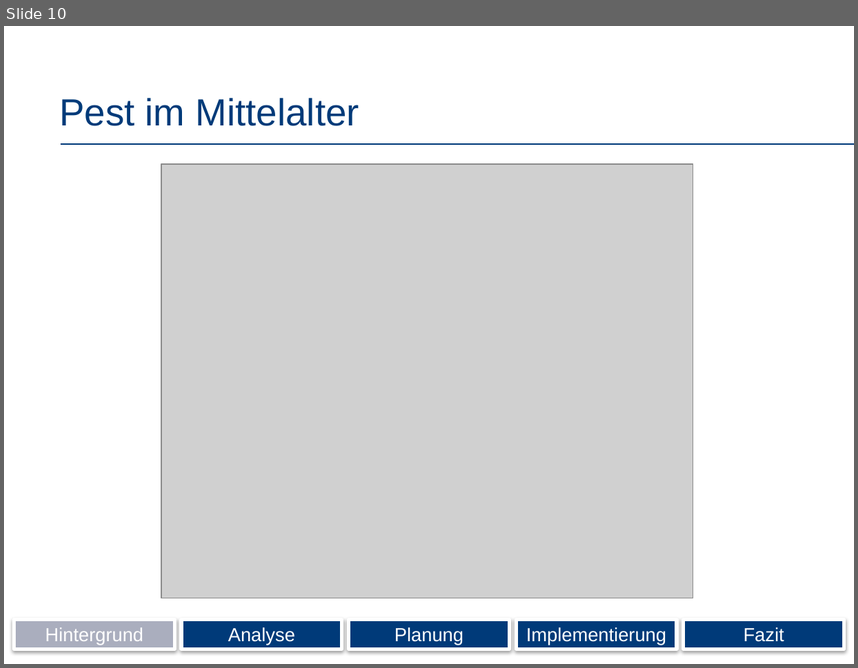
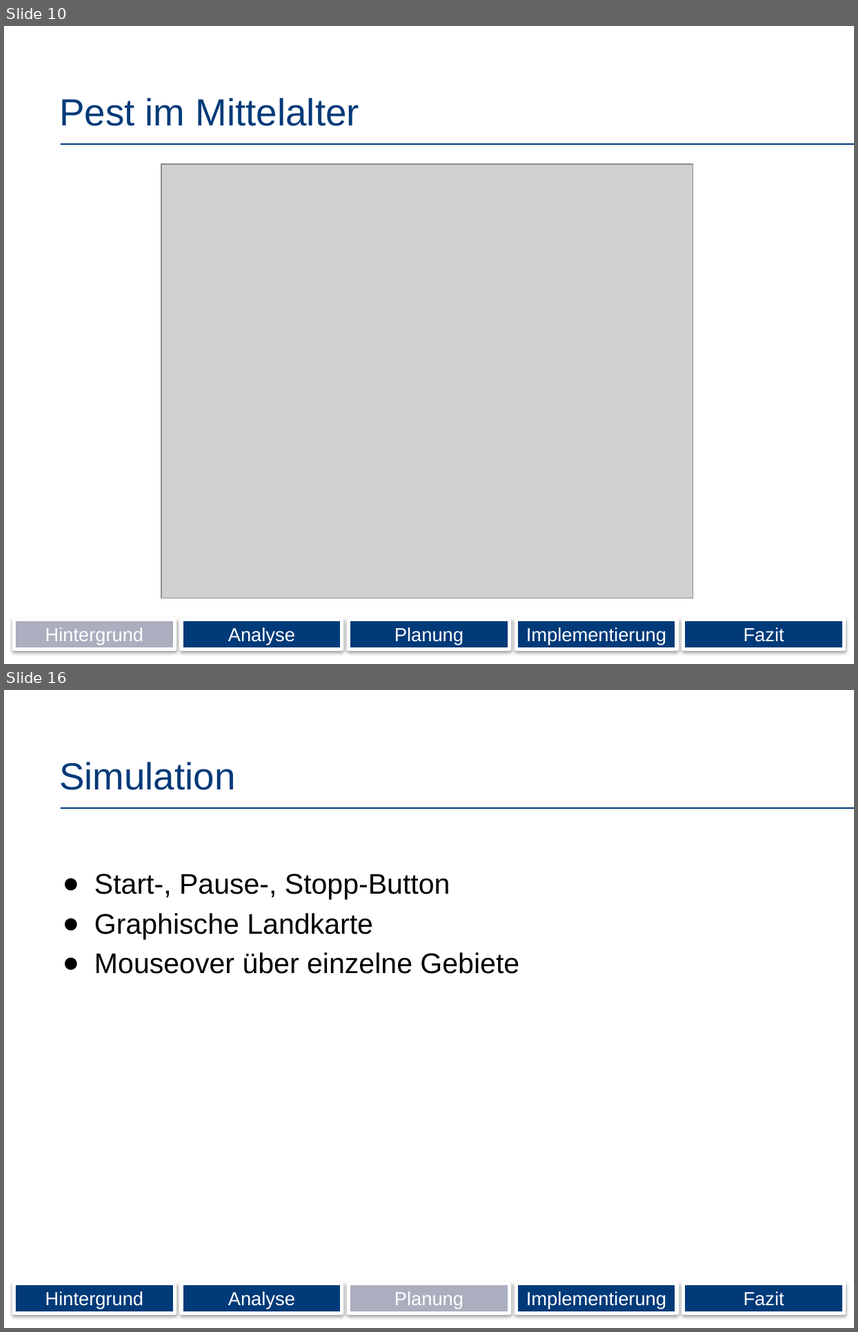
Before and after one commit to Wolle1508/SE-Projekt, a slide deck: Präsentation.pptx. Shown one above the other, each under a label of ours: slide 10 before the commit, slides 10 and 16 after it; the slides between them are not shown. The pictures are 858x668 and 858x1332 pixels, drawn with LibreOffice and Linux fonts; fonts in the diff are those of the drawing; grey boxes stand for pictures; background and template pictures are left out. Boxes give left, top, right and bottom in pixels: in the first picture for what was removed or moved away, otherwise in the second. Text is boxed around its words. In the diff, an @@ line names an element or a change of style, - is before the commit and + after.

```diff
--- a/Präsentation.pptx
+++ b/Präsentation.pptx
@@ slide 16 added at box(4, 690, 854, 1328), background #FFFFFF; not listed: 1 template element that a slide beside it also shows @@
@@ title added at box(59, 762, 236, 790), 32 pt, text #003A79 @@
+Simulation
@@ text added at box(94, 874, 519, 974), 24 pt, text #000000 @@
+● Start-, Pause-, Stopp-Button
+● Graphische Landkarte
+● Mouseover über einzelne Gebiete
@@ rectangle added at box(14, 1283, 175, 1312), fill #003A79, outline #FFFFFF 3 pt, 16 pt, text #FFFFFF @@
+Hintergrund
@@ rectangle added at box(181, 1283, 342, 1312), fill #003A79, outline #FFFFFF 3 pt, 16 pt, text #FFFFFF @@
+Analyse
@@ rectangle added at box(349, 1283, 510, 1312), fill #AAAEBE, outline #FFFFFF 3 pt, 16 pt, text #FFFFFF @@
+Planung
@@ rectangle added at box(516, 1283, 677, 1312), fill #003A79, outline #FFFFFF 3 pt, 16 pt, text #FFFFFF @@
+Implementierung
@@ rectangle added at box(683, 1283, 844, 1312), fill #003A79, outline #FFFFFF 3 pt, 16 pt, text #FFFFFF @@
+Fazit
```
Also in this commit, not shown: 2 slides changed, 8 other slides added.
